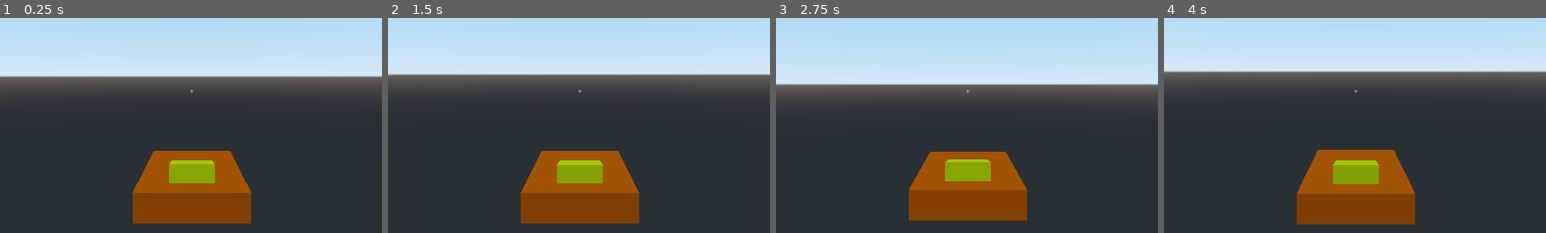
Above: before the commit, frames 1-4 (left to right).
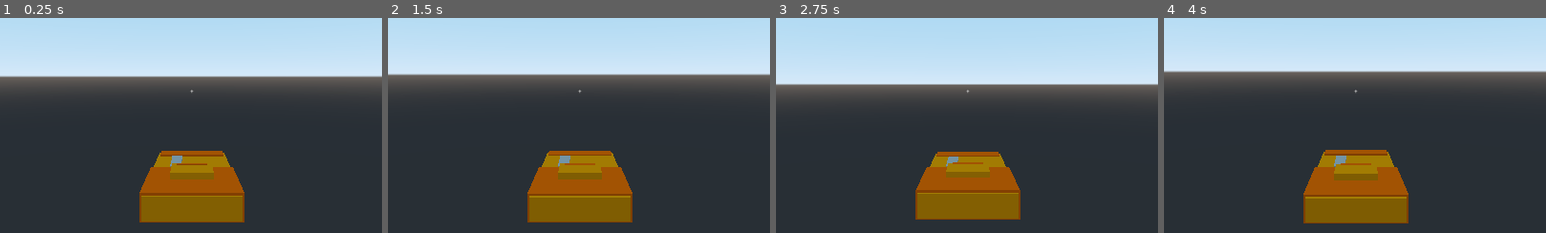
Above: after the commit, the same moments.

Repository: LangII/ProjectDrift
Game: Godot game, scene res://Scenes/Functional/VehicleBodies/TestBody01.tscn
Two runs of this game, one before a commit and one after it. Both use one fixed random seed, a clock stepped at 60 frames per second and the inputs below. The project has no main scene, so this scene is started directly.
Inputs (mouse positions are % of the whole screen's width and height, from its top left):
- Up to frame 1 (0.25 s): no input
- Up to frame 2 (1.5 s): tap Enter (ui_accept) at 0.5, 0.77, 1.07 s; move the mouse to (55, 50) at 0.52 s; hold Up (ui_up) from 0.53 s (still down); tap Tab (ui_focus_next) at 0.6 s; tap Shift (ui_focus_prev) at 0.8, 1.35 s; move the mouse to (45, 50) at 1.27 s
- Up to frame 3 (2.75 s): keep holding Up (ui_up); tap Enter (ui_accept) at 1.52, 1.55, 1.82, 2 s; move the mouse to (52, 48) at 2.02 s; hold Enter (ui_accept) from 2.03 s (still down); tap Tab (ui_focus_next) at 2.3 s
- Up to frame 4 (4 s): keep holding Up (ui_up); move the mouse to (49, 52) at 2.77 s; release Enter (ui_accept) at 2.78 s; tap Tab (ui_focus_next) at 2.85 s; tap Enter (ui_accept) at 3.02, 3.32, 3.5 s; tap Shift (ui_focus_prev) at 3.05, 3.6 s; move the mouse to (57, 51) at 3.52 s; hold Enter (ui_accept) from 3.53 s (still down)
The pictures show only the part of the screen within x 25-75%, y 33-83%; the shares and areas given below are measured in that part.

The runs differ from the first frame. In frame 1, 6.5% of the frame differs, in the area x 34-66%, y 61-96%; in frame 2, 6.6%; in frame 3, 6.2%; in frame 4, 6.8%.
Error in both runs: Invalid set index 'text' (on base: 'null instance') with value of type 'String'. (res://Scripts/Hud.gd:85)

Commit message:
working in godot text editor, designing basic right angle models

Diff:
--- /dev/null
+++ b/Materials/TestMatLightOrange.tres
@@ -0,0 +1,4 @@
+[gd_resource type="SpatialMaterial" format=2]
+
+[resource]
+albedo_color = Color( 1, 0.588235, 0, 1 )
--- /dev/null
+++ b/Materials/TestMatOrange.tres
@@ -0,0 +1,4 @@
+[gd_resource type="SpatialMaterial" format=2]
+
+[resource]
+albedo_color = Color( 1, 0.392157, 0, 1 )
--- a/Scenes/Functional/VehicleBodies/TestBody01.tscn
+++ b/Scenes/Functional/VehicleBodies/TestBody01.tscn
@@ -1,27 +1,29 @@
-[gd_scene load_steps=9 format=2]
+[gd_scene load_steps=12 format=2]
 
 [ext_resource path="res://Scripts/TestVehicle01.gd" type="Script" id=1]
 [ext_resource path="res://Scenes/Functional/Hud.tscn" type="PackedScene" id=2]
+[ext_resource path="res://Materials/TestMatLightOrange.tres" type="Material" id=3]
+[ext_resource path="res://Materials/TestMatOrange.tres" type="Material" id=4]
 
 [sub_resource type="PhysicsMaterial" id=1]
 friction = 0.0
 
 [sub_resource type="BoxShape" id=2]
-extents = Vector3( 0.477039, 0.5, 1.16331 )
+extents = Vector3( 1.44788, 0.335658, 0.875511 )
+
+[sub_resource type="CubeMesh" id=3]
 
 [sub_resource type="CubeMesh" id=4]
-size = Vector3( 2.75, 0.5, 1.9 )
 
-[sub_resource type="SpatialMaterial" id=11]
-albedo_color = Color( 1, 0.392157, 0, 1 )
+[sub_resource type="CubeMesh" id=5]
 
 [sub_resource type="CubeMesh" id=6]
 
-[sub_resource type="SpatialMaterial" id=12]
-albedo_color = Color( 1, 1, 0, 1 )
+[sub_resource type="SpatialMaterial" id=7]
+albedo_color = Color( 0.705882, 0.705882, 0.705882, 1 )
 
 [node name="TestBody01" type="VehicleBody"]
-transform = Transform( 1, 0, 3.32346e-08, 0, 1, 0, -3.32346e-08, 0, 1, 0, 0.00871718, 0 )
+transform = Transform( 1, 0, 3.32346e-08, 0, 1, 0, -3.32346e-08, 0, 1, 0, 0, 0 )
 mass = 16.0
 physics_material_override = SubResource( 1 )
 contacts_reported = 2
@@ -31,6 +33,7 @@
 
 [node name="wheelFL" type="VehicleWheel" parent="."]
 transform = Transform( -0.707107, 0, 0.707107, 0, 1, 0, -0.707107, 0, -0.707107, 1.5, -0.168777, -1 )
+engine_force = 1.05612e-38
 wheel_radius = 0.1
 wheel_rest_length = 0.5
 wheel_friction_slip = 0.0
@@ -41,6 +44,7 @@
 
 [node name="wheelFR" type="VehicleWheel" parent="."]
 transform = Transform( 0.707107, 0, 0.707107, 0, 1, 0, -0.707107, 0, 0.707107, 1.5, -0.168777, 1 )
+engine_force = 1.05612e-38
 wheel_radius = 0.1
 wheel_rest_length = 0.5
 wheel_friction_slip = 0.0
@@ -51,6 +55,7 @@
 
 [node name="wheelBL" type="VehicleWheel" parent="."]
 transform = Transform( -0.707107, 0, -0.707107, 0, 1, 0, 0.707107, 0, -0.707107, -1.5, -0.168777, -1 )
+engine_force = 1.05612e-38
 wheel_radius = 0.1
 wheel_rest_length = 0.5
 wheel_friction_slip = 0.0
@@ -61,6 +66,7 @@
 
 [node name="wheelBR" type="VehicleWheel" parent="."]
 transform = Transform( 0.707107, 0, -0.707107, 0, 1, 0, 0.707107, 0, 0.707107, -1.5, -0.168777, 1 )
+engine_force = 1.05612e-38
 wheel_radius = 0.1
 wheel_rest_length = 0.5
 wheel_friction_slip = 0.0
@@ -70,18 +76,52 @@
 damping_relaxation = 0.99
 
 [node name="CollisionShape" type="CollisionShape" parent="."]
-transform = Transform( -8.74228e-08, 0, 1.2, 0, 0.5, 0, -2, 0, -5.24537e-08, 0, 0.177642, 0 )
+transform = Transform( 1, 0, 0, 0, 1, 0, 0, 0, 1, 0.0304959, 0.22587, 1.01352e-09 )
 shape = SubResource( 2 )
 
-[node name="MeshInstance" type="MeshInstance" parent="CollisionShape"]
-transform = Transform( -2.18557e-08, 0, -0.5, 0, 2, 0, 0.833333, 0, -3.64262e-08, 0, -0.0222771, 0 )
+[node name="Mesh" type="Spatial" parent="."]
+transform = Transform( 1, 0, -3.55271e-15, 0, 1, 0, 0, 0, 1, 0, 0, 0 )
+
+[node name="Base" type="Spatial" parent="Mesh"]
+
+[node name="MeshInstance01" type="MeshInstance" parent="Mesh/Base"]
+transform = Transform( 1.4, 0, -9.72411e-09, 0, 0.2, 0, 1.68071e-08, 0, 0.81, 0, 0.16, 0 )
+mesh = SubResource( 3 )
+material/0 = ExtResource( 3 )
+
+[node name="MeshInstance02" type="MeshInstance" parent="Mesh/Base"]
+transform = Transform( 0.7, 0, 9.59609e-09, 0, 0.24, 0, -7.94003e-09, 0, 0.846, -0.65, 0.16, 0 )
 mesh = SubResource( 4 )
-material/0 = SubResource( 11 )
+material/0 = ExtResource( 4 )
 
-[node name="MeshInstance1" type="MeshInstance" parent="CollisionShape/MeshInstance"]
-transform = Transform( 0.393923, 0.0347296, -8.88178e-16, -0.0694593, 0.196962, 0, 8.88178e-16, 2.22045e-16, 0.4, -0.535393, 0.3, 2.14718e-09 )
+[node name="MeshInstance03" type="MeshInstance" parent="Mesh/Base"]
+transform = Transform( 0.18, 0, 9.53466e-08, 0, 0.24, 0, -2.24345e-08, 0, 0.765, 1.27, 0.16, 0 )
+mesh = SubResource( 4 )
+material/0 = ExtResource( 4 )
+
+[node name="MeshInstance04" type="MeshInstance" parent="Mesh/Base"]
+transform = Transform( 0.3, 0, 5.6394e-09, 0, 0.06, 0, -4.22955e-09, 0, 0.4, -0.4, 0.460451, 0 )
+mesh = SubResource( 5 )
+material/0 = ExtResource( 3 )
+
+[node name="MeshInstance05" type="MeshInstance" parent="Mesh/Base"]
+transform = Transform( 0.06, 0, 4.27501e-08, 0, 0.01, 0, -8.55001e-09, 0, 0.3, -0.15, 0.52, 0 )
+mesh = SubResource( 5 )
+material/0 = ExtResource( 4 )
+
+[node name="PartSlots" type="Spatial" parent="Mesh"]
+
+[node name="MeshInstance" type="MeshInstance" parent="Mesh/PartSlots"]
+transform = Transform( 0.421101, 0, 1.00695e-08, 0, 0.0137858, 0, 1.00695e-08, 0, 0.118119, 0.589517, 0.375915, -0.345189 )
 mesh = SubResource( 6 )
-material/0 = SubResource( 12 )
+material/0 = SubResource( 7 )
+
+[node name="PartPositions" type="Spatial" parent="."]
+
+[node name="Blasters" type="Spatial" parent="PartPositions"]
+
+[node name="Blaster1" type="Position3D" parent="PartPositions/Blasters"]
+transform = Transform( 1, 0, 0, 0, 1, 0, 0, 0, 1, 0, 1.31047, 0 )
 
 [node name="Pivot" type="Spatial" parent="."]
 transform = Transform( 1, 0, 0, 0, 1, 0, 0, 0, 1, -3.37604e-09, -0.632416, 7.45058e-09 )
--- a/Scripts/Controls.gd
+++ b/Scripts/Controls.gd
@@ -14,6 +14,7 @@
                                                                                 ####################
 
 # If 'true' bypass menus and generate game from 'gameplay' values.
+#var testing = true
 var testing = true
 
 var gameplay = {
@@ -25,7 +26,8 @@
         'body': 'TestBody01',
         'generator': 'GeneratorYellow',
         'engines': 'EnginesYellow',
-        'blaster': 'BlasterYellow',
+#        'blaster': 'BlasterYellow',
+        'blaster': '',
         'shields': 'ShieldsYellow',
     },
 }
@@ -107,6 +109,14 @@
         'cool_down': 0.35,
         'battery_capacity': 80.00,
     },
+    '': {
+        'bolt_scene': '',
+        'bolt_model': '',
+        'energy': 0.00,
+        'bolt_speed': 0.00,
+        'cool_down': 0.00,
+        'battery_capacity': 0.00,
+    },
 }
 
 var shields = {
--- a/Scripts/Gameplay.gd
+++ b/Scripts/Gameplay.gd
@@ -35,8 +35,12 @@
 onready var engines_tag = controls.gameplay['vehicle']['engines']
 onready var Engines = load('res://Scenes/Models/VehicleParts/Engines/%s.tscn' % engines_tag)
 
+###
+
 onready var blaster_tag = controls.gameplay['vehicle']['blaster']
-onready var Blaster = load('res://Scenes/Models/VehicleParts/Blasters/%s.tscn' % blaster_tag)
+#onready var Blaster = load('res://Scenes/Models/VehicleParts/Blasters/%s.tscn' % blaster_tag)
+
+###
 
 onready var shields_tag = controls.gameplay['vehicle']['shields']
 onready var Shields = load('res://Scenes/Models/VehicleParts/Shields/%s.tscn' % shields_tag)
@@ -81,7 +85,15 @@
     vehicle = get_node('/root/Gameplay/Vehicles/%s' % body_tag)
     vehicle.add_child(Generator.instance())
     vehicle.add_child(Engines.instance())
-    vehicle.add_child(Blaster.instance())
+
+    ###
+
+    if blaster_tag:
+        var Blaster = load('res://Scenes/Models/VehicleParts/Blasters/%s.tscn' % blaster_tag)
+        vehicle.add_child(Blaster.instance())
+
+    ###
+
     vehicle.add_child(Shields.instance())
 
     # Have to assign 'hud' after 'vehicle' assignment.
--- a/Scripts/Hud.gd
+++ b/Scripts/Hud.gd
@@ -137,7 +137,7 @@
 
     focus_health_input = _value
     if focus_health_input:  focus_health_value.text = "%7.2f" % focus_health_input
-    else:                   focus_health_value.text = focus_health_input
+    else:  focus_health_value.text = focus_health_input
 
 func updateObjectiveValue(_value):
 
--- a/Scripts/InversionConcave.gd
+++ b/Scripts/InversionConcave.gd
@@ -26,5 +26,5 @@
 
 func _on_InversionArea_body_entered(body):
 
-    if body.gravity_dir == GRAVITY_DIR_A:      body.gravity_dir = GRAVITY_DIR_B
-    elif body.gravity_dir == GRAVITY_DIR_B:    body.gravity_dir = GRAVITY_DIR_A
+    if body.gravity_dir == GRAVITY_DIR_A:  body.gravity_dir = GRAVITY_DIR_B
+    elif body.gravity_dir == GRAVITY_DIR_B:  body.gravity_dir = GRAVITY_DIR_A
--- a/Scripts/Main.gd
+++ b/Scripts/Main.gd
@@ -11,5 +11,5 @@
 
 func _ready():
 
-    if controls.testing:    get_tree().change_scene('res://Scenes/Functional/Gameplay.tscn')
-    else:                   get_tree().change_scene('res://Scenes/Menus/PartSelection.tscn')
+    if controls.testing:  get_tree().change_scene('res://Scenes/Functional/Gameplay.tscn')
+    else:  get_tree().change_scene('res://Scenes/Menus/PartSelection.tscn')
--- a/Scripts/PartSelection.gd
+++ b/Scripts/PartSelection.gd
@@ -129,20 +129,20 @@
 func _on_Play_pressed():
 
     match generator_group.get_pressed_button():
-        generator_yellow:     controls.gameplay['vehicle']['generator'] = 'GeneratorYellow'
-        generator_green:      controls.gameplay['vehicle']['generator'] = 'GeneratorGreen'
+        generator_yellow:  controls.gameplay['vehicle']['generator'] = 'GeneratorYellow'
+        generator_green:  controls.gameplay['vehicle']['generator'] = 'GeneratorGreen'
 
     match engines_group.get_pressed_button():
-        engines_yellow:     controls.gameplay['vehicle']['engines'] = 'EnginesYellow'
-        engines_green:      controls.gameplay['vehicle']['engines'] = 'EnginesGreen'
+        engines_yellow:  controls.gameplay['vehicle']['engines'] = 'EnginesYellow'
+        engines_green:  controls.gameplay['vehicle']['engines'] = 'EnginesGreen'
 
     match blaster_group.get_pressed_button():
-        blaster_yellow:     controls.gameplay['vehicle']['blaster'] = 'BlasterYellow'
-        blaster_green:      controls.gameplay['vehicle']['blaster'] = 'BlasterGreen'
+        blaster_yellow:  controls.gameplay['vehicle']['blaster'] = 'BlasterYellow'
+        blaster_green:  controls.gameplay['vehicle']['blaster'] = 'BlasterGreen'
 
     match shields_group.get_pressed_button():
-        shields_yellow:     controls.gameplay['vehicle']['shields'] = 'ShieldsYellow'
-        shields_green:      controls.gameplay['vehicle']['shields'] = 'ShieldsGreen'
+        shields_yellow:  controls.gameplay['vehicle']['shields'] = 'ShieldsYellow'
+        shields_green:  controls.gameplay['vehicle']['shields'] = 'ShieldsGreen'
 
     controls.gameplay['number_of_targets'] = int(turret_count.text)
     controls.global['vehicle']['mouse_sensitivity'] = float(mouse_sensitivity.text)
--- a/Scripts/TestVehicle01.gd
+++ b/Scripts/TestVehicle01.gd
@@ -148,15 +148,21 @@
 
     # Targetting logic...  'spawn_bolt' looks at whatever 'scope' is looking at.  This is to ensure
     # that whatever is in the player's crosshairs is the point that will be shot at.
-    if scope.is_colliding():    pointing_at = scope.get_collision_point()
-    else:                       pointing_at = look_default.global_transform.origin
+    if scope.is_colliding():  pointing_at = scope.get_collision_point()
+    else:  pointing_at = look_default.global_transform.origin
     spawn_bolt.look_at(pointing_at, Vector3.UP)
 
     ###   INPUT EVENTS   ###
 
     # BLOCK ... Blaster / Bolt controls.
     if Input.is_action_pressed('ui_accept'):
-        if blaster_cooled_down and (blaster_battery >= BOLT_ENERGY):
+
+        ###
+
+        if bolt_tag and blaster_cooled_down and (blaster_battery >= BOLT_ENERGY):
+
+            ###
+
             var bolt = Bolt.instance()
             get_node('/root/Gameplay/VehicleBolts').add_child(bolt)
             bolt.spawn(spawn_bolt.global_transform)
@@ -167,8 +173,8 @@
 
     # BLOCK ... Replenish controls.
     if Input.is_action_just_pressed('ui_focus_next'):
-        if repl_set_pointer <= len(replenish_sets) - 2:    repl_set_pointer += 1
-        else:                                              repl_set_pointer = 0
+        if repl_set_pointer <= len(replenish_sets) - 2:  repl_set_pointer += 1
+        else:  repl_set_pointer = 0
         replenish_engines =     replenish_sets[repl_set_pointer]['engines']
         replenish_shields =     replenish_sets[repl_set_pointer]['shields']
         replenish_blasters =    replenish_sets[repl_set_pointer]['blasters']
